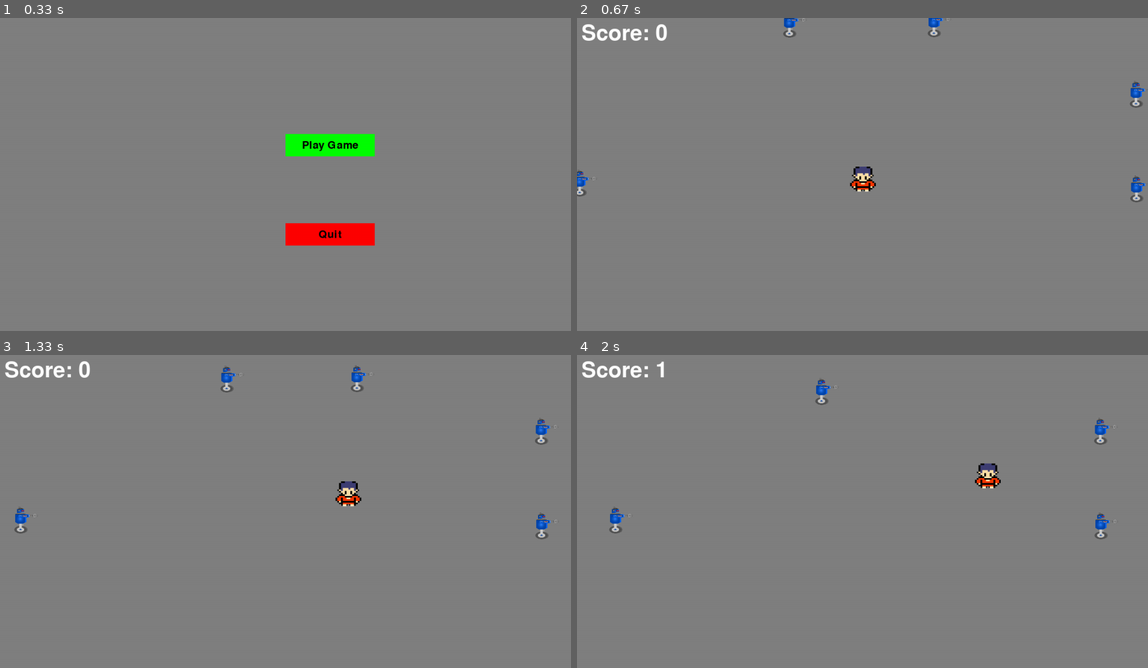
Above: before the commit, frames 1-4 (two rows, left to right).
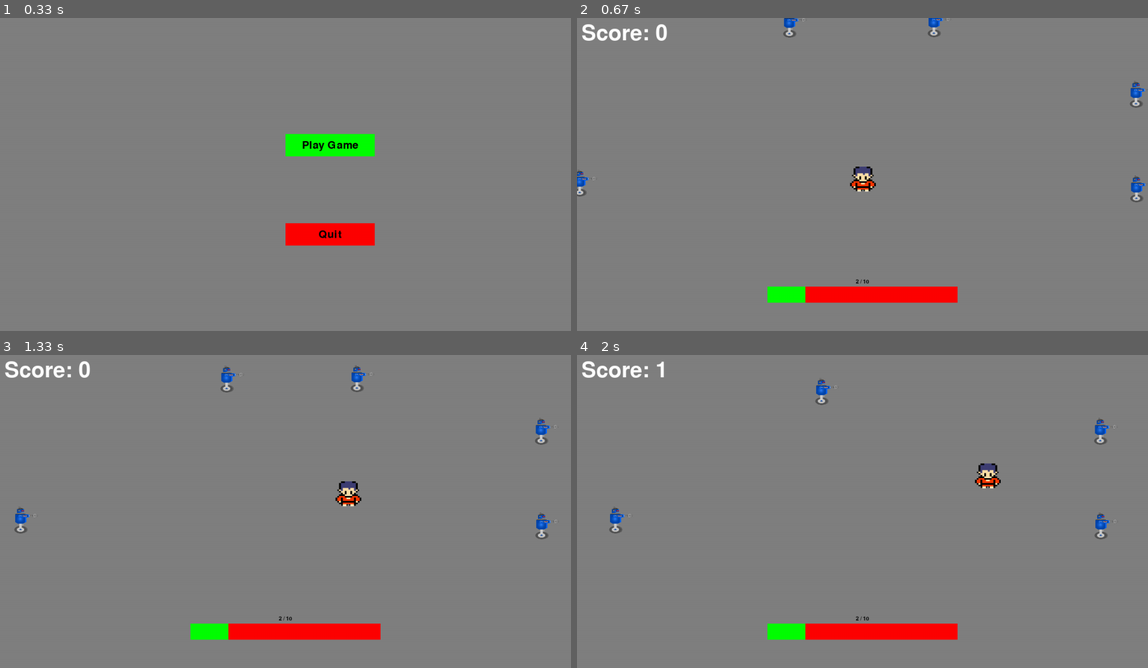
Above: after the commit, the same moments.

Repository: BeanSparrow/ChatGPT-Assisted-PyGame
Game: pygame game, started from game.py
Two runs of this game, one before a commit and one after it. Both use one fixed random seed, a clock stepped at 60 frames per second and the inputs below.
Inputs (mouse positions are in pixels of both pictures, inside the frame that each line leads up to):
- Up to frame 1 (0.33 s): no input
- Up to frame 2 (0.67 s): click "Play Game" at 0.38 s
- Up to frame 3 (1.33 s): hold D 0.67-1.13 s; move the mouse to (262, 530) at 0.7 s; hold W from 1.17 s (still down)
- Up to frame 4 (2 s): release W at 1.47 s; hold D 1.5-1.97 s

Frame 1 is identical in both runs. In frame 2, 1.8% of the frame differs, in the area x 33-67%, y 83-92%; in frame 3, 1.8%; in frame 4, 1.8%.

Commit message:
Added HealthBar

Diff:
--- a/game.py
+++ b/game.py
@@ -9,6 +9,7 @@
 from enemy import Enemy
 from main_menu import create_main_menu
 from game_over_screen import GameOverScreen
+from health_bar import HealthBar
 #endregion
 
 #region #### PYGAME INITIALIZE ####
@@ -50,6 +51,10 @@
         self.player = Player(SCREEN_WIDTH // 2, SCREEN_HEIGHT // 2, SCREEN_WIDTH, SCREEN_HEIGHT)
         self.player_group.add(self.player)
 
+        # Create the Health Bar Object
+        self.health_bar = HealthBar(self.screen, self.player)
+
+        # Create the enemy sprite group
         self.enemy_sprites = pygame.sprite.Group()
         self.max_enemies = 5  # The maximum number of enemies to create
         self.enemies_spawned = 0  # The number of enemies that have been spawned
@@ -185,6 +190,9 @@
         # Draw the player
         self.player_group.draw(self.screen)
 
+        # Draw the health bar
+        self.health_bar.draw()
+
         # Collision Check
         self.collision_check()
         # Update Game State
--- /dev/null
+++ b/health_bar.py
@@ -0,0 +1,32 @@
+import pygame
+
+class HealthBar:
+    def __init__(self, screen, player):
+        self.screen = screen
+        self.player = player
+        self.width = self.screen.get_width() // 3
+        self.height = self.screen.get_height() // 20
+        self.x = self.screen.get_width() // 2 - self.width // 2
+        self.y = self.screen.get_height() - ((self.height // 2) + 100)
+        self.max_health = player.max_health  # Assuming player has a max_health attribute
+
+        # Calculate the font size based on the height of the health bar
+        self.font_size = min(self.width // 4, self.height // 2)
+        self.font = pygame.font.Font(None, self.font_size)
+
+    def draw(self):
+        health_percentage = self.player.health / self.max_health
+        filled_width = int(health_percentage * self.width)
+
+        # Draw the health bar background
+        pygame.draw.rect(self.screen, (255, 0, 0), (self.x, self.y, self.width, self.height))
+
+        # Draw the filled part of the health bar
+        pygame.draw.rect(self.screen, (0, 255, 0), (self.x, self.y, filled_width, self.height))
+
+        # Draw the text
+        health_text = f"{self.player.health} / {self.max_health}"
+        text_surface = self.font.render(health_text, True, (0, 0, 0))  # Black color
+        text_x = self.x + self.width // 2 - text_surface.get_width() // 2
+        text_y = self.y - text_surface.get_height() - 5
+        self.screen.blit(text_surface, (text_x, text_y))
--- a/player.py
+++ b/player.py
@@ -8,6 +8,7 @@
 
         # Player Stats
         self.size = 60
+        self.max_health = 10
         self.health = 2
         self.speed = 5
         self.is_dead = False
